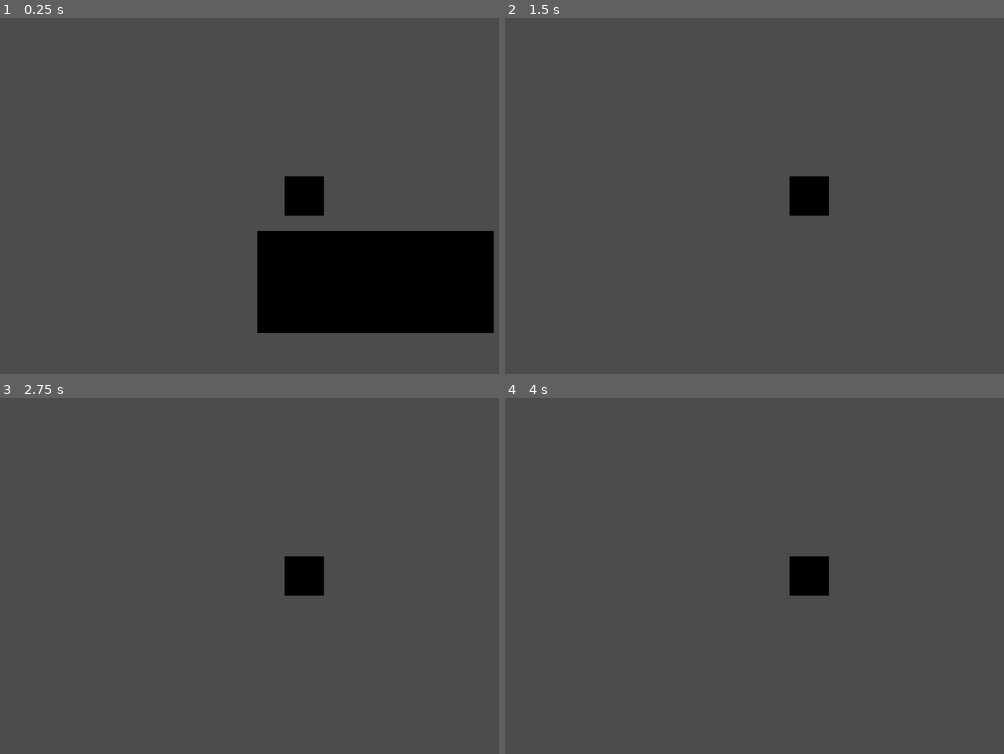
Above: before the commit, frames 1-4 (two rows, left to right).
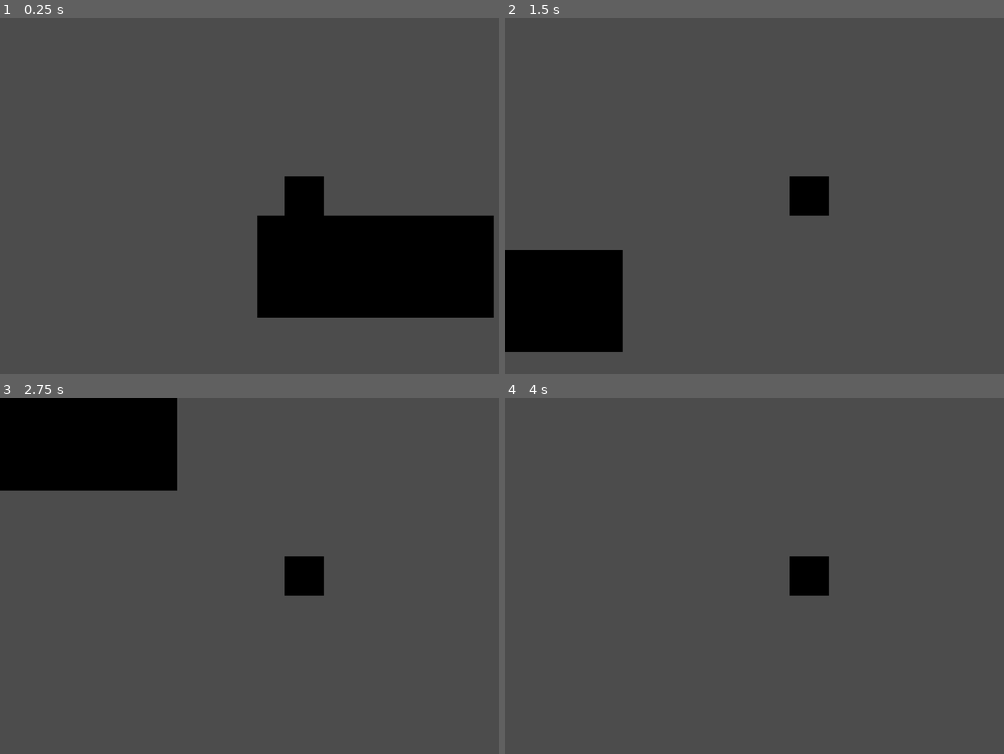
Above: after the commit, the same moments.

Repository: RavenJFelix/Square
Game: Godot game, scene res://levelz/level_0/level_0.tscn
Two runs of this game, one before a commit and one after it. Both use one fixed random seed, a clock stepped at 60 frames per second and the inputs below. The project has no main scene, so this scene is started directly.
Inputs:
- Up to frame 1 (0.25 s): no input
- Up to frame 2 (1.5 s): tap Enter at 0.5 s; hold Right (ui_right) from 0.53 s (still down); tap Up (ui_up) at 0.77 s
- Up to frame 3 (2.75 s): tap Up (ui_up) at 1.52 s; release Right (ui_right) at 2.03 s; hold Left (ui_left) from 2.03 s (still down)
- Up to frame 4 (4 s): release Left (ui_left) at 2.78 s; hold Right (ui_right) from 2.78 s (still down); tap Up (ui_up) at 3.02, 3.77 s; tap Space at 3.5 s

The runs differ from the first frame. In frame 1, 4.1% of the frame differs, in the area x 51-99%, y 55-89%; in frame 2, 6.8%; in frame 3, 9.3%, in the area x 0-36%, y 0-27%; in frame 4, nothing differs.

Commit message:
Add jumping

Diff:
--- a/entity/pc/player/player.gd
+++ b/entity/pc/player/player.gd
@@ -54,4 +54,5 @@
 	#print(consecutive_jumps)
 	check_and_exec()
 	process_state()
+	ambient_physical()
 	motion = move_and_slide(motion, UP)
